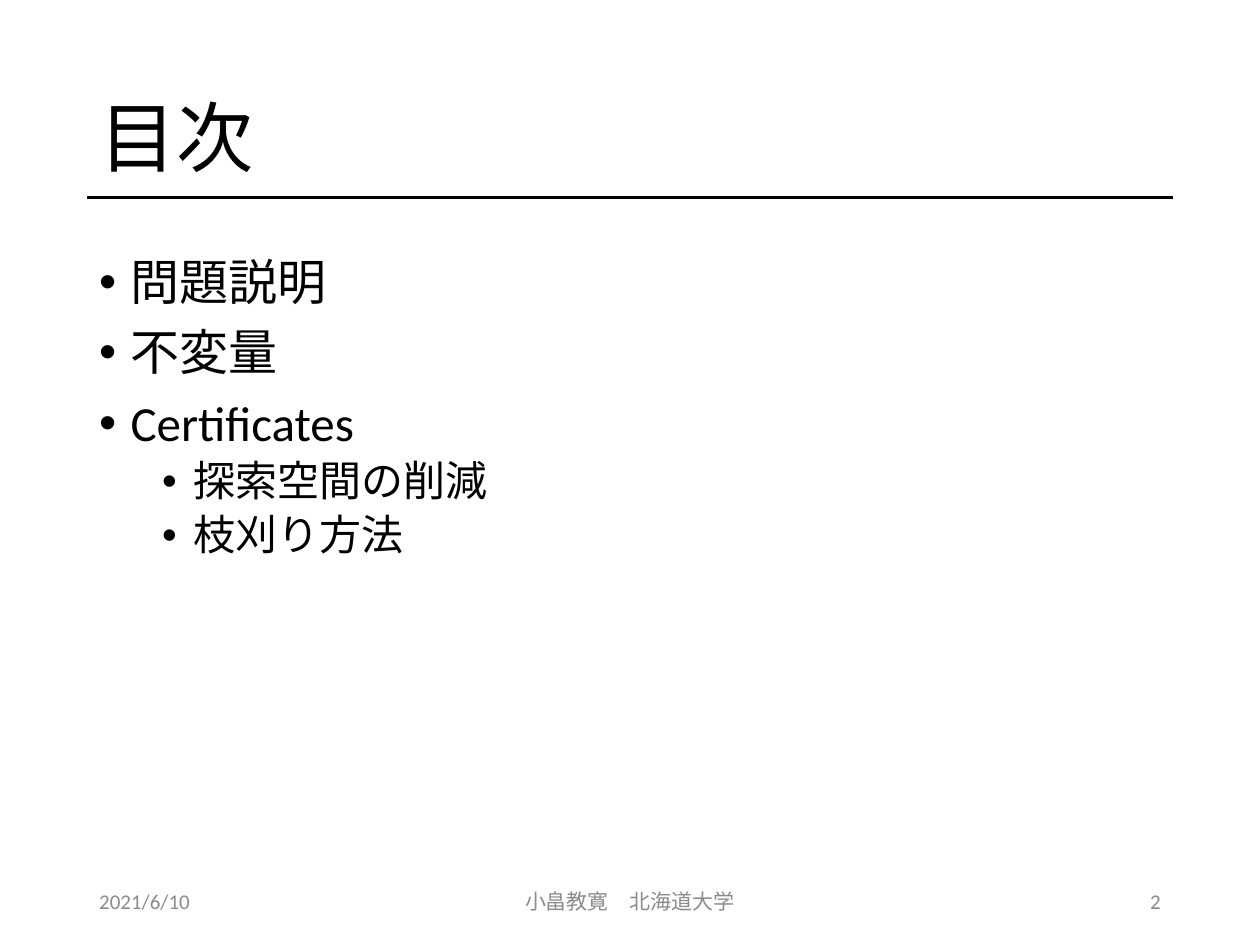
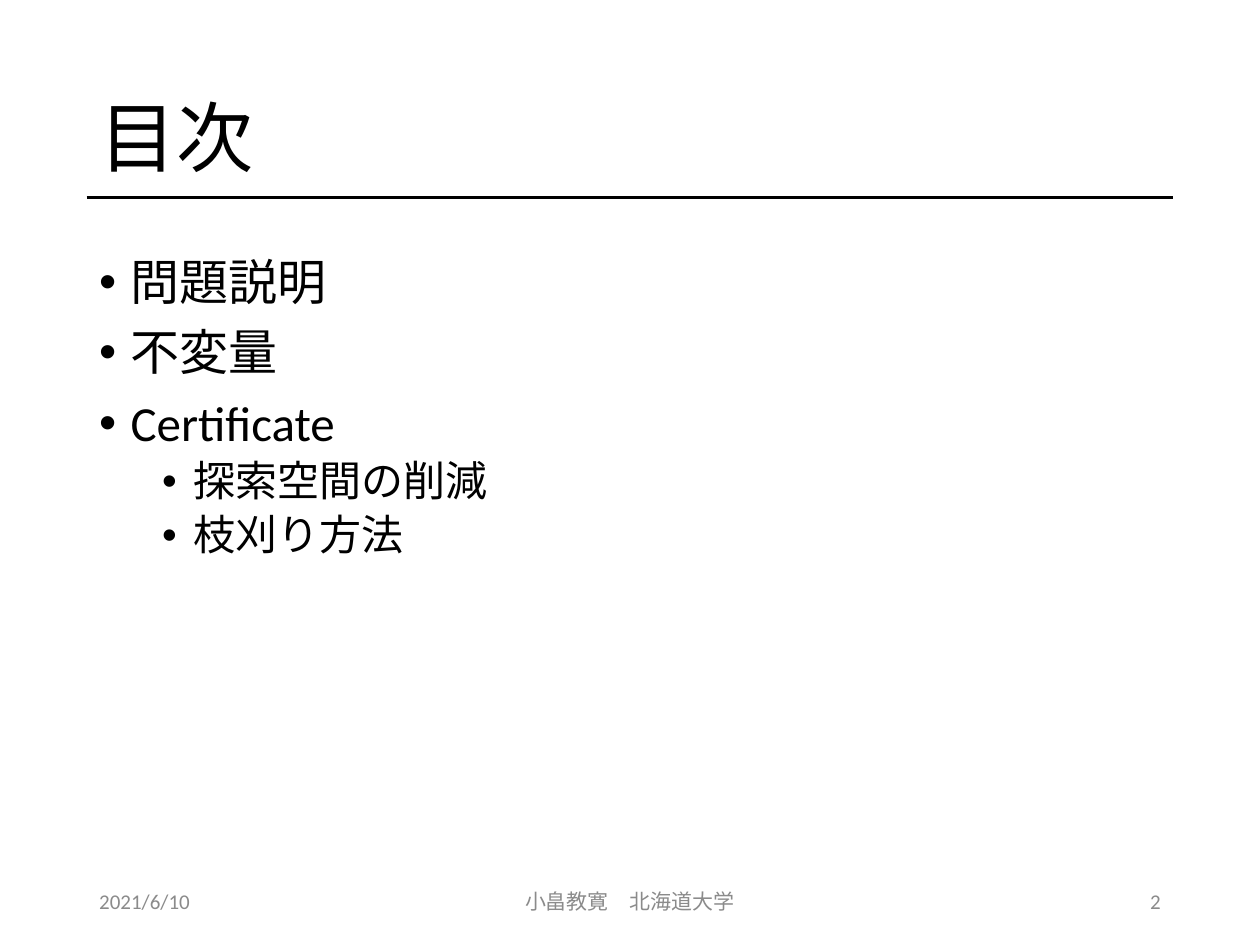
Before and after one commit to obatakyoukan/isomorphism, a slide deck: slide 2 of Isomorphism.pptx. Drawn at 1260x945 pixels with LibreOffice and Linux fonts; fonts in the diff are those of the drawing. Boxes give left, top, right and bottom in pixels: in the first picture for what was removed or moved away, otherwise in the second. Text is boxed around its words. In the diff, an @@ line names an element or a change of style, - is before the commit and + after.

Commit message:
modify

```diff
--- a/Isomorphism.pptx
+++ b/Isomorphism.pptx
@@ text at [131, 407, 335, 442]: text changed @@
-• Certificates
+• Certificate
```
